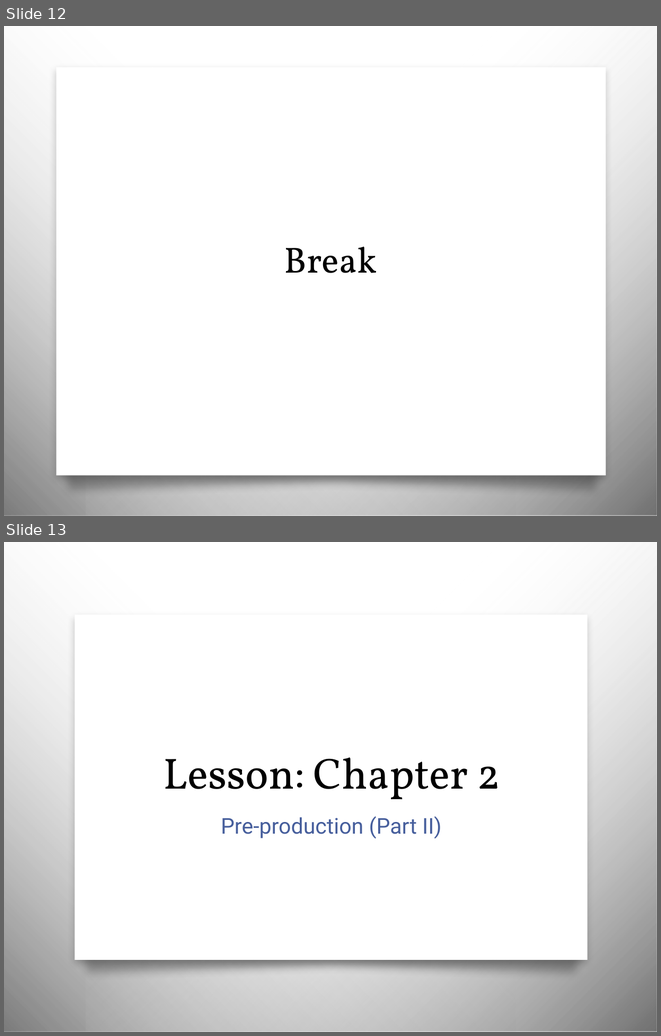
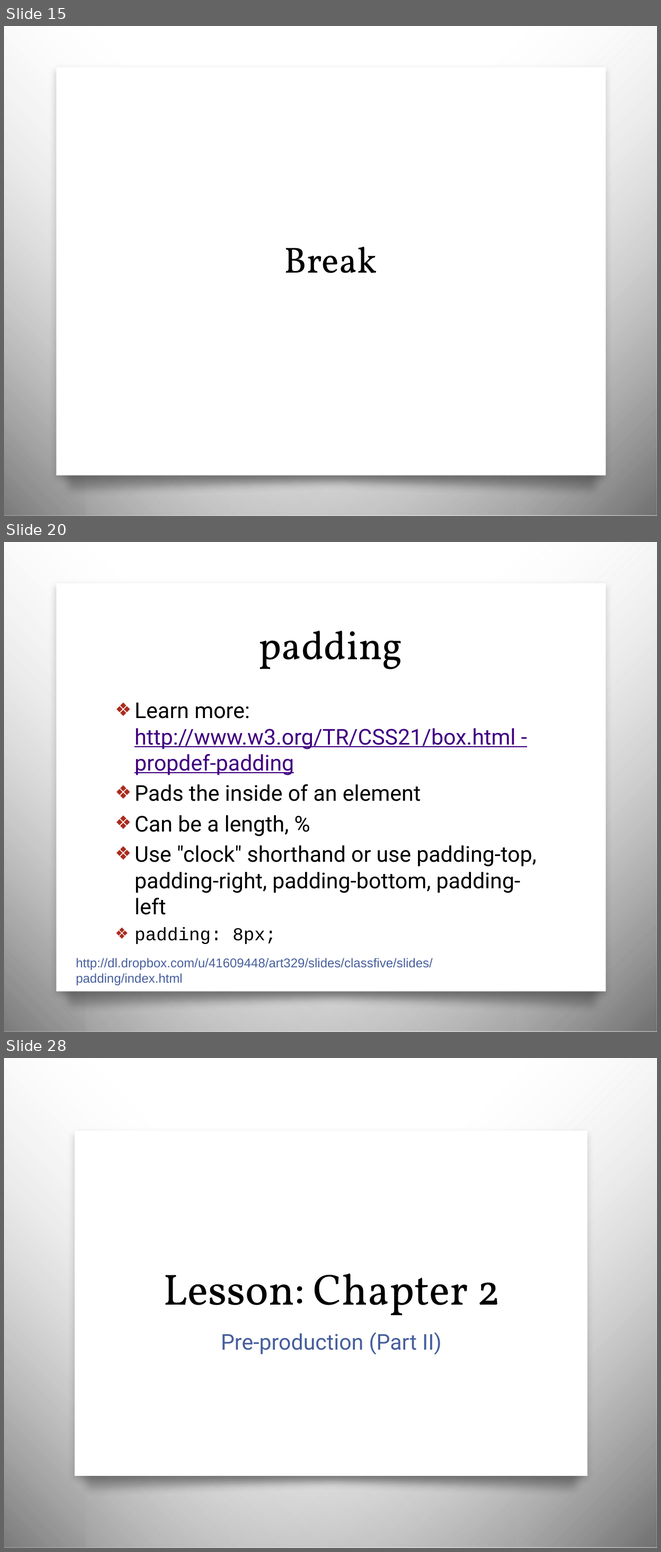
Before and after one commit to awayken/USF-ART329, a slide deck: slides/classfive/slides.pptx. Shown one above the other, each under a label of ours: slides 12 and 13 before the commit, slides 15, 20 and 28 after it; the slides between them are not shown. The pictures are 661x1036 and 661x1552 pixels, drawn with LibreOffice and Linux fonts; fonts in the diff are those of the drawing; background and template pictures are left out. Boxes give left, top, right and bottom in pixels: in the first picture for what was removed or moved away, otherwise in the second. Text is boxed around its words. In the diff, an @@ line names an element or a change of style, - is before the commit and + after.

Commit message:
Class Five.

```diff
--- a/slides/classfive/slides.pptx
+++ b/slides/classfive/slides.pptx
@@ slide 20 added at (x1=4, y1=542, x2=657, y2=1032), background picture (left out); not listed: 4 template elements that a slide beside it also shows @@
@@ title added at (x1=259, y1=631, x2=403, y2=669), 44 pt, text #000000 @@
+padding
@@ text added at (x1=134, y1=702, x2=536, y2=944), 24 pt, text #000000 @@
+❖ Learn more: http://www.w3.org/TR/CSS21/box.html - propdef-padding
+❖ Pads the inside of an element
+❖ Can be a length, %
+❖ Use "clock" shorthand or use padding-top, padding-right, padding-bottom, padding-left
+❖ padding: 8px;
@@ text added at (x1=76, y1=958, x2=433, y2=985), 14 pt, text #465E9C @@
+http://dl.dropbox.com/u/41609448/art329/slides/classfive/slides/padding/index.html
@@ what was slide 12 is now slide 15 @@
@@ what was slide 13 is now slide 28 @@
```
Also in this commit, not shown: 4 slides changed, 21 other slides added, 2 slides removed, 30 other files.
